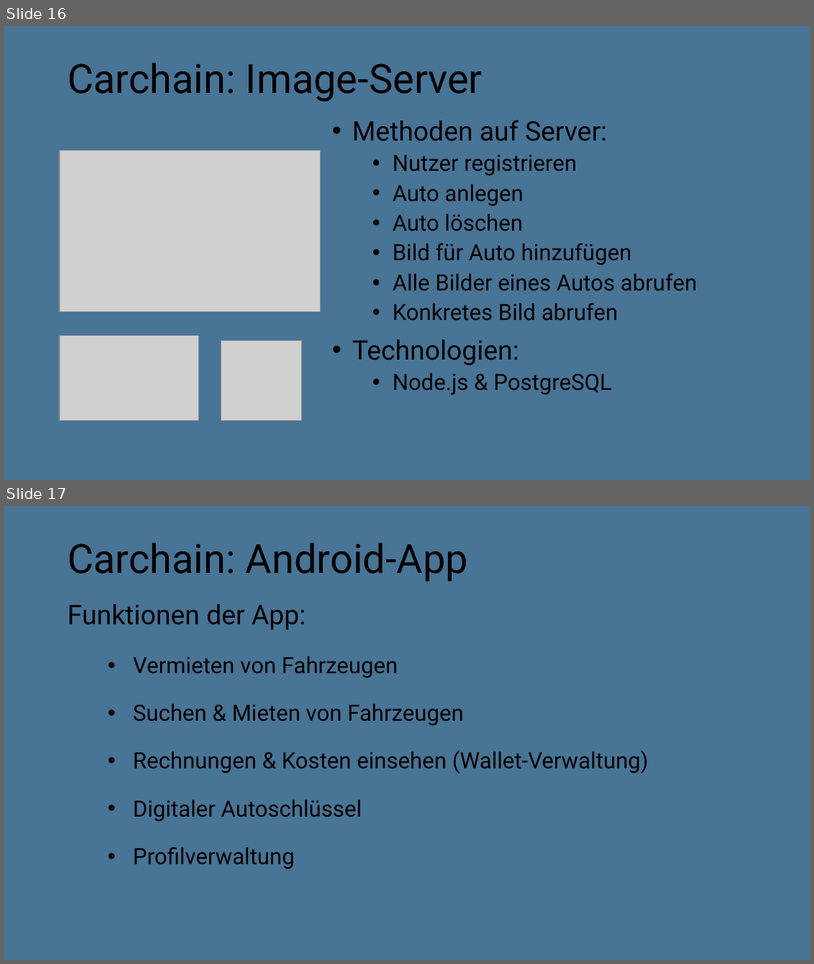
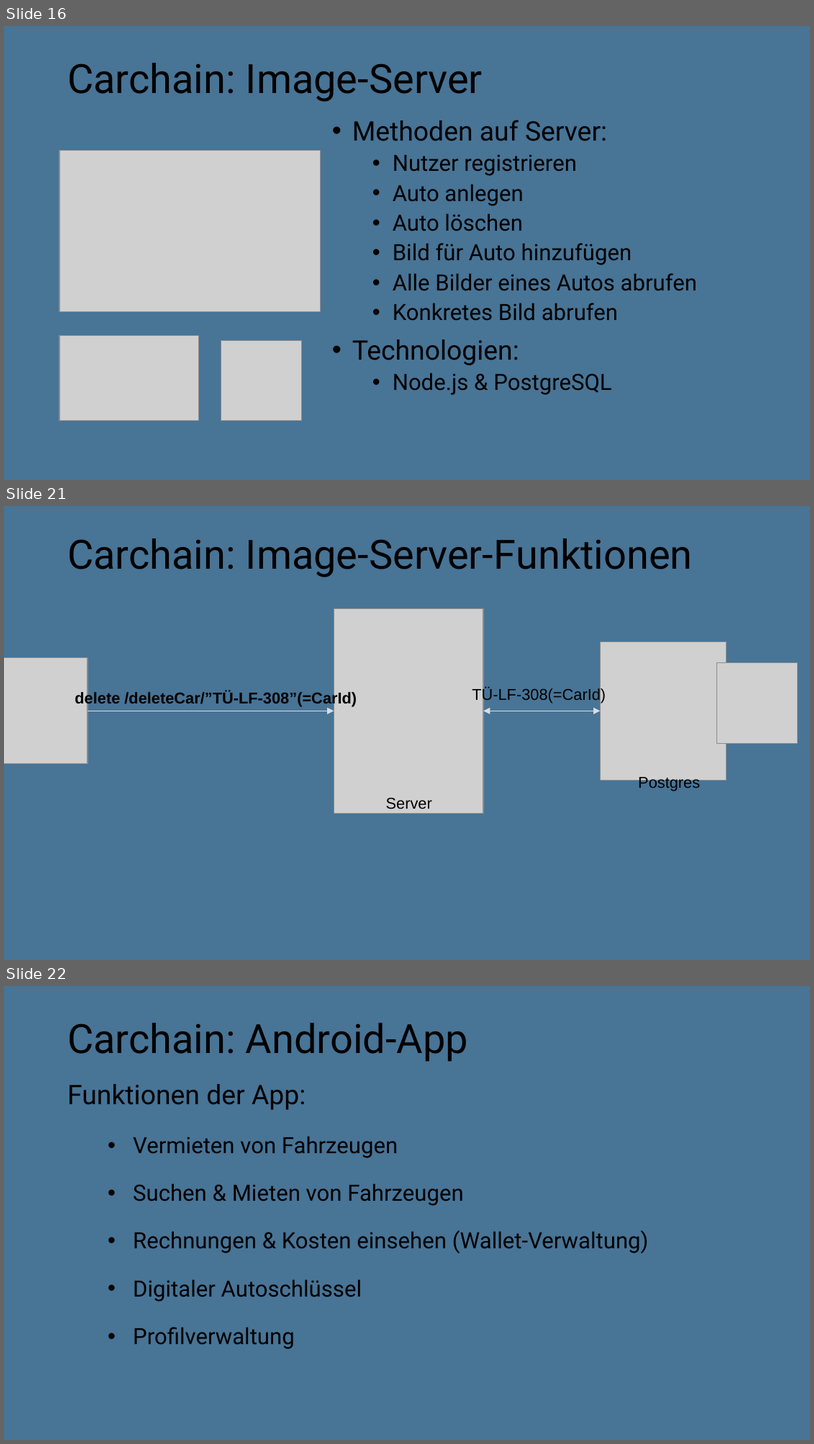
Before and after one commit to Tachmeton/Carchain, a slide deck: Präsentation/PräsiCarchain/Carchain Präsentation.pptx. Shown one above the other, each under a label of ours: slides 16 and 17 before the commit, slides 16, 21 and 22 after it; the slides between them are not shown. The pictures are 814x964 and 814x1444 pixels, drawn with LibreOffice and Linux fonts; fonts in the diff are those of the drawing; grey boxes stand for pictures; background and template pictures are left out. Boxes give left, top, right and bottom in pixels: in the first picture for what was removed or moved away, otherwise in the second. Text is boxed around its words. In the diff, an @@ line names an element or a change of style, - is before the commit and + after.

Commit message:
Add files via upload
Piktogramme für Image-Server hinzugefügt

```diff
--- a/Präsentation/PräsiCarchain/Carchain Präsentation.pptx
+++ b/Präsentation/PräsiCarchain/Carchain Präsentation.pptx
@@ slide 21 added at box(4, 506, 810, 960), background #487496 @@
@@ title added at box(67, 538, 693, 577), 36 pt, text #000000 @@
+Carchain: Image-Server-Funktionen
@@ picture added at box(334, 608, 484, 813) @@
@@ picture added at box(601, 641, 728, 780) @@
@@ picture added at box(4, 658, 88, 763) @@
@@ picture added at box(717, 662, 797, 743) @@
@@ text added at box(75, 690, 357, 706), 14 pt, text #000000, bold @@
+delete /deleteCar/”TÜ-LF-308”(=CarId)
@@ text added at box(472, 687, 606, 703), 14 pt, text #000000 @@
+TÜ-LF-308(=CarId)
@@ arrow added from (88, 710) to (334, 710), #DDDDDD 0.75 pt @@
@@ double arrow added from (484, 710) to (601, 710), #DDDDDD 0.75 pt @@
@@ text added at box(638, 775, 700, 791), 14 pt, text #000000 @@
+Postgres
@@ text added at box(386, 798, 432, 809), 14 pt, text #000000 @@
+Server
@@ what was slide 17 is now slide 22 @@
```
Also in this commit, not shown: 4 other slides added.
